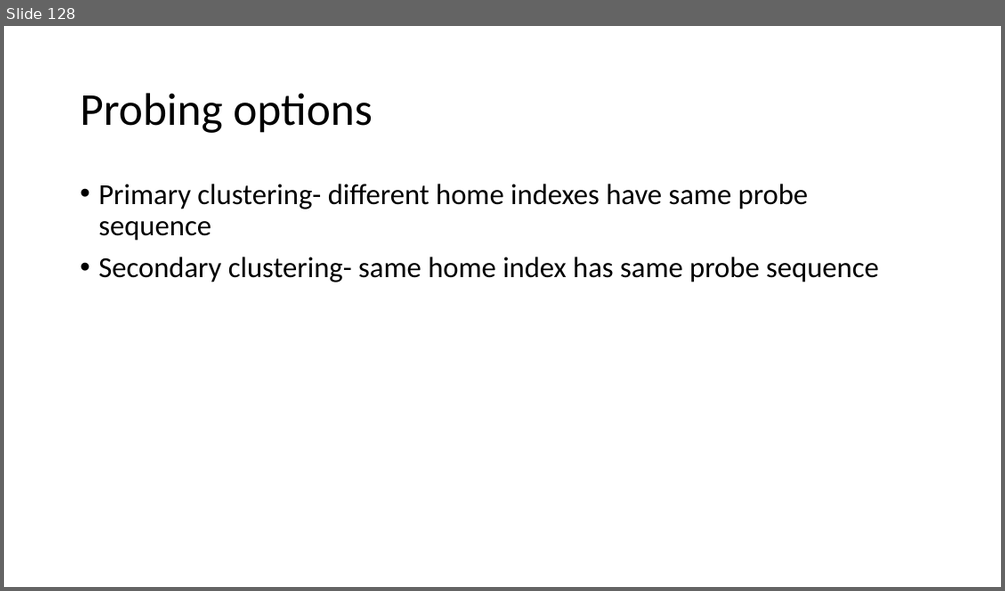
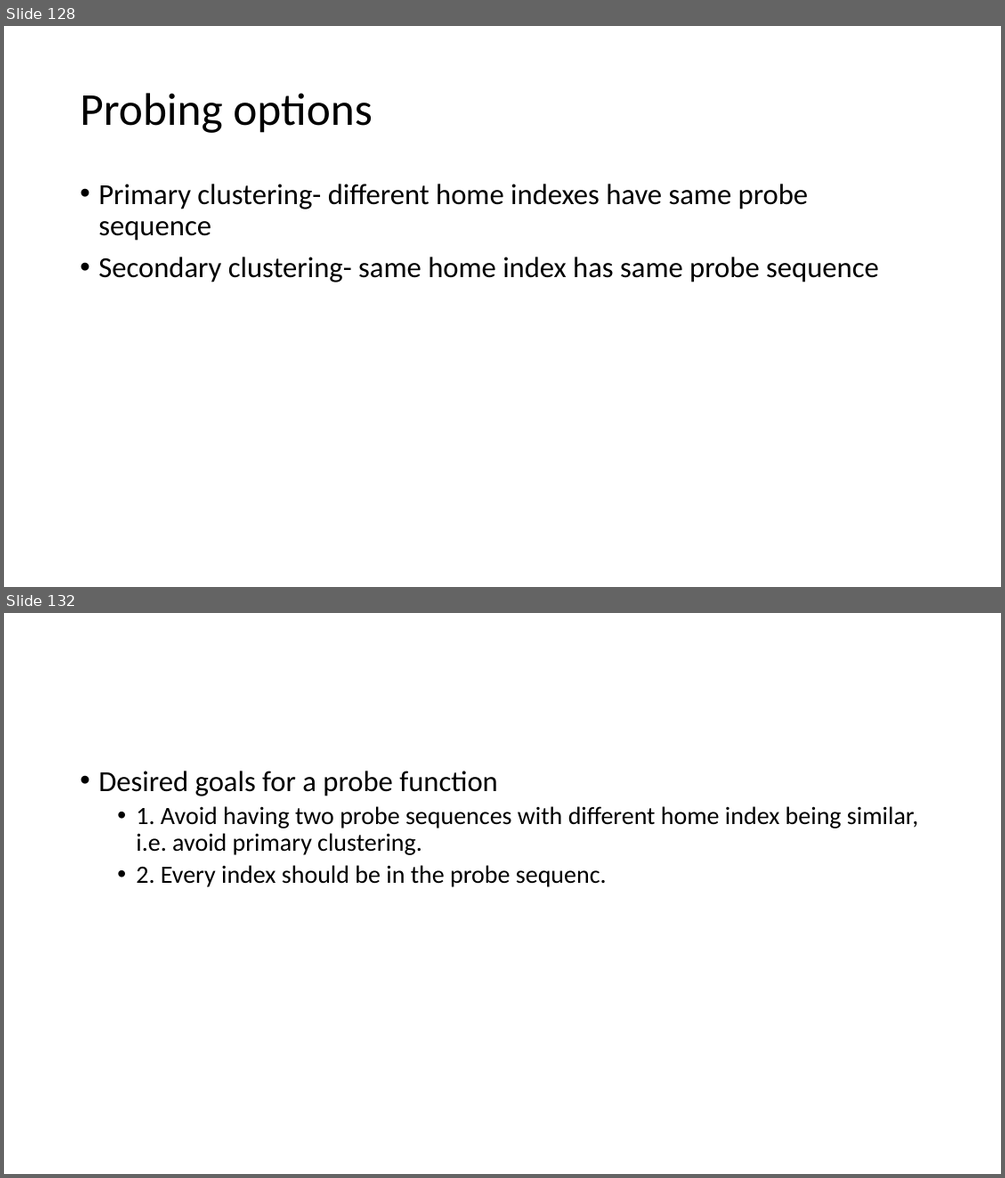
Before and after one commit to skalakm/232, a slide deck: notes.pptx. Shown one above the other, each under a label of ours: slide 128 before the commit, slides 128 and 132 after it; the slides between them are not shown. The pictures are 1005x591 and 1005x1178 pixels, drawn with LibreOffice and Linux fonts; fonts in the diff are those of the drawing. Boxes give left, top, right and bottom in pixels: in the first picture for what was removed or moved away, otherwise in the second. Text is boxed around its words. In the diff, an @@ line names an element or a change of style, - is before the commit and + after.

```diff
--- a/notes.pptx
+++ b/notes.pptx
@@ slide 132 added at [4,613,1001,1174], background #FFFFFF @@
@@ text added at [98,771,918,887], 24 pt, text #000000 @@
+• Desired goals for a probe function
+  • 1. Avoid having two probe sequences with different home index being similar, i.e. avoid primary clustering.
+  • 2. Every index should be in the probe sequenc.
```
Also in this commit, not shown: 3 other slides added, 1 other file.
